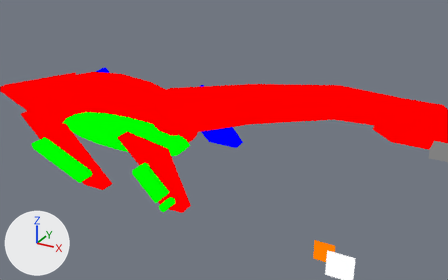
One commit to the Blender file assets-source/blender/motion/plesiosaurus-walk.blend: the scene before it, then after it.
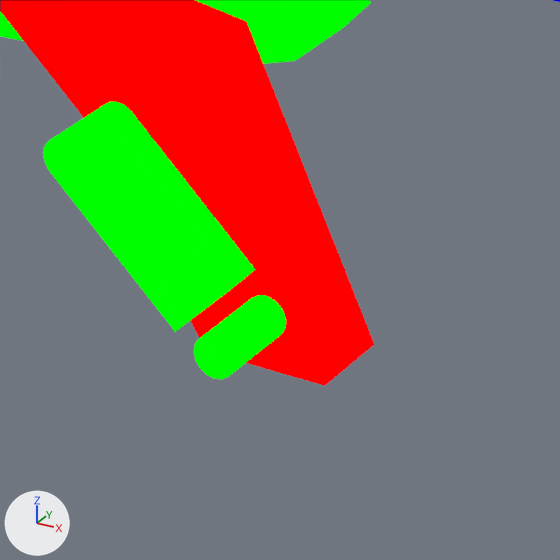
Old and new are each drawn from a 50 mm lens placed at (94.6, -61.3, 37.9), pointed at (62.4, -2.8, 8.7) and again close up on the part from 28% to 50% of the width and 52% to 87% of the height. The axes (+X, +Y, +Z) are drawn at lower left. The lights are the same throughout. The first two pictures are the older version. Both versions are drawn at full value of the shape key 'walk_07' of 'DinoTycoon_Motion_plesiosaurus_walk_paddle_edge1_tip'; the numbers are the values there.

Before the edit, the objects in view are built like this:
```python
ob_dinotycoon_motion_plesiosaurus_walk_paddle_edge1_0 = bpy.data.objects.new('DinoTycoon_Motion_plesiosaurus_walk_paddle_edge1_0', me_dinotycoon_motion_plesiosaurus_walk_sample_paddle_edge1_0)
ob_dinotycoon_motion_plesiosaurus_walk_paddle_edge1_0.location = (0.0, 0.0, 0.0)
ob_dinotycoon_motion_plesiosaurus_walk_paddle_edge1_joint_0 = bpy.data.objects.new('DinoTycoon_Motion_plesiosaurus_walk_paddle_edge1_joint_0', me_dinotycoon_motion_plesiosaurus_walk_sample_paddle_edge1_joint_0)
ob_dinotycoon_motion_plesiosaurus_walk_paddle_edge1_joint_0.location = (0.0, 0.0, 0.0)
ob_dinotycoon_motion_plesiosaurus_walk_paddle_edge1_tip = bpy.data.objects.new('DinoTycoon_Motion_plesiosaurus_walk_paddle_edge1_tip', me_dinotycoon_motion_plesiosaurus_walk_sample_paddle_edge1_tip)
ob_dinotycoon_motion_plesiosaurus_walk_paddle_edge1_tip.location = (0.0, 0.0, 0.0)
# also in view: 'DinoTycoon_Motion_plesiosaurus_walk_belly' at (47.0, -2.0, 6.0); 'DinoTycoon_Motion_plesiosaurus_walk_near_paddle1' at (54.5, -6.0, 4.0)
```
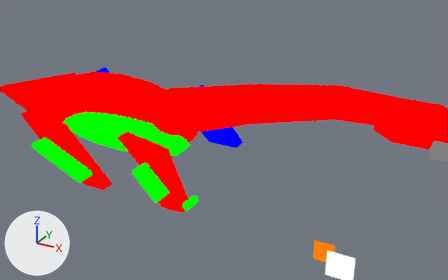
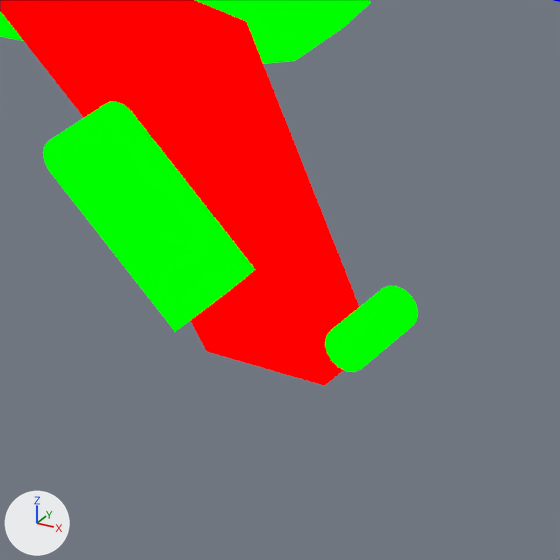
Boxes (x1, y1, x2, y2) around the edits, measured in the close-ups (560 x 560 px):
'DinoTycoon_Motion_plesiosaurus_walk_paddle_edge1_tip', moved
    before: (194, 295, 286, 379)
    after: (325, 286, 418, 372)

What the commit changed:
me_dinotycoon_motion_plesiosaurus_walk_sample_paddle_edge1_tip is used by ob_dinotycoon_motion_plesiosaurus_walk_paddle_edge1_tip; location (0.0, 0.0, 0.0).
me_dinotycoon_motion_plesiosaurus_walk_sample_paddle_edge1_tip had 32 vertices, 18 faces and spanned x 57.09..58.09, y -9.0..-7.0, z 0.79..1.79.
me_dinotycoon_motion_plesiosaurus_walk_sample_paddle_edge1_tip now has 32 vertices, 18 faces and spans x 60.35..61.35, y -9.0..-7.0, z 1.88..2.88.
me_dinotycoon_motion_plesiosaurus_walk_sample_paddle_edge1_tip part 1: the whole mesh is moved by (3.26, 0.0, 1.09).
